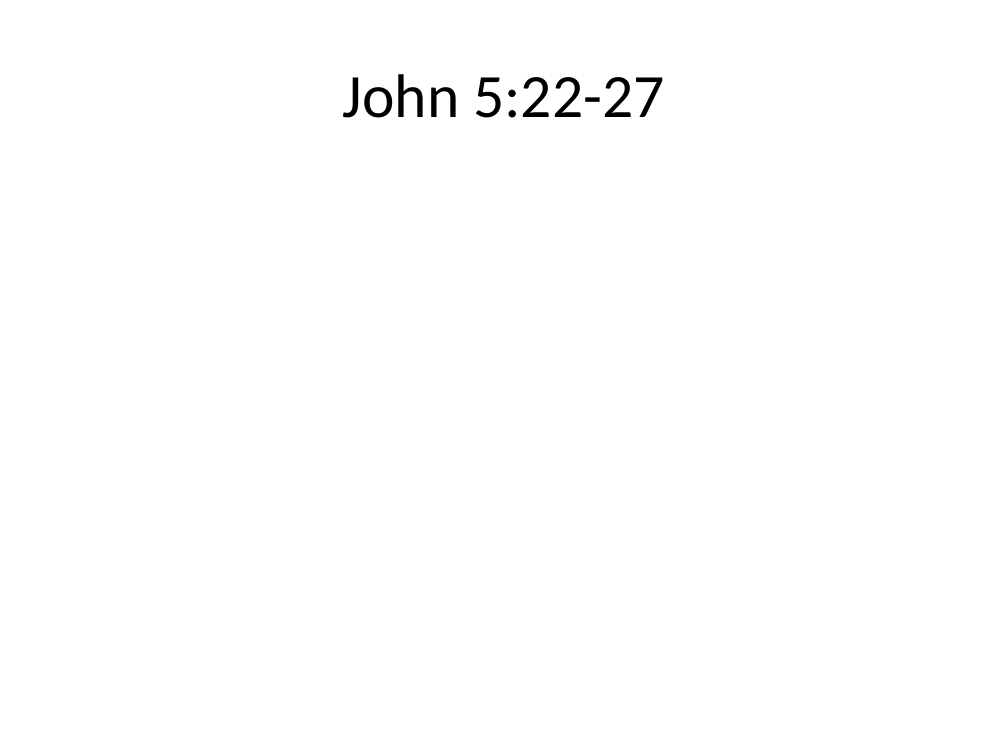
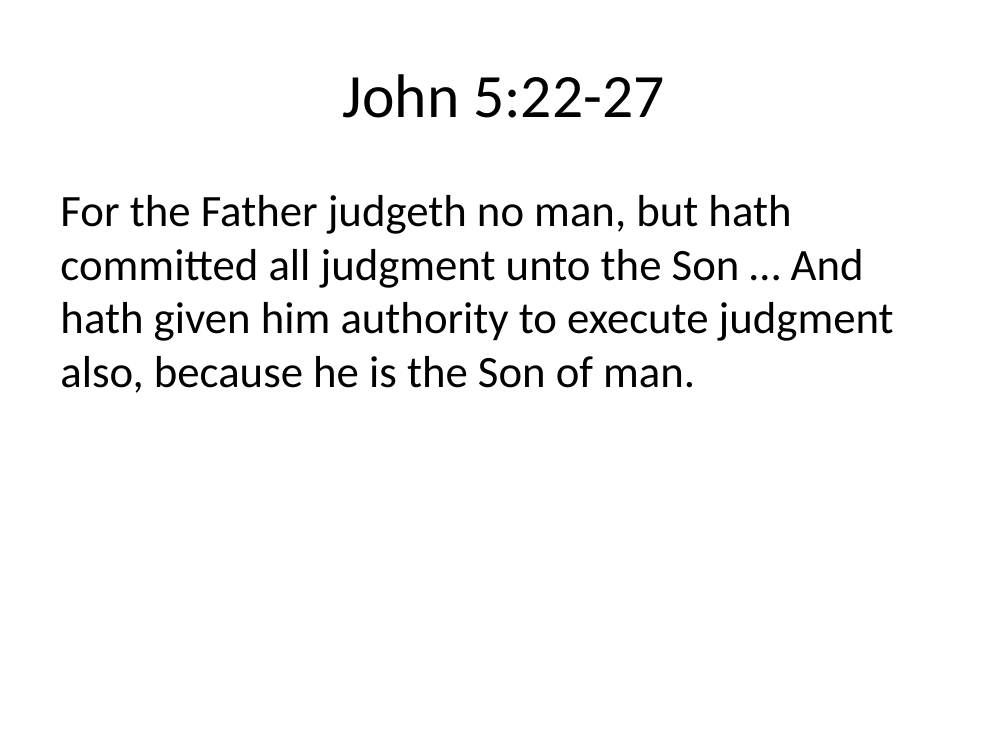
Before and after one commit to sjanhunen/dokimazo, a slide deck: slide 13 of presentations/InHisName.pptx (slide 12 before the commit). Drawn at 1008x756 pixels with LibreOffice and Linux fonts; fonts in the diff are those of the drawing. Boxes give left, top, right and bottom in pixels: in the first picture for what was removed or moved away, otherwise in the second. Text is boxed around its words. In the diff, an @@ line names an element or a change of style, - is before the commit and + after.

```diff
--- a/presentations/InHisName.pptx
+++ b/presentations/InHisName.pptx
@@ text added at <box>60,195,894,393</box>, 32 pt, text #000000 @@
+For the Father judgeth no man, but hath committed all judgment unto the Son … And hath given him authority to execute judgment also, because he is the Son of man.
```
Also in this commit, not shown: 10 other slides changed, 7 slides added, 5 slides removed, 1 other file.
